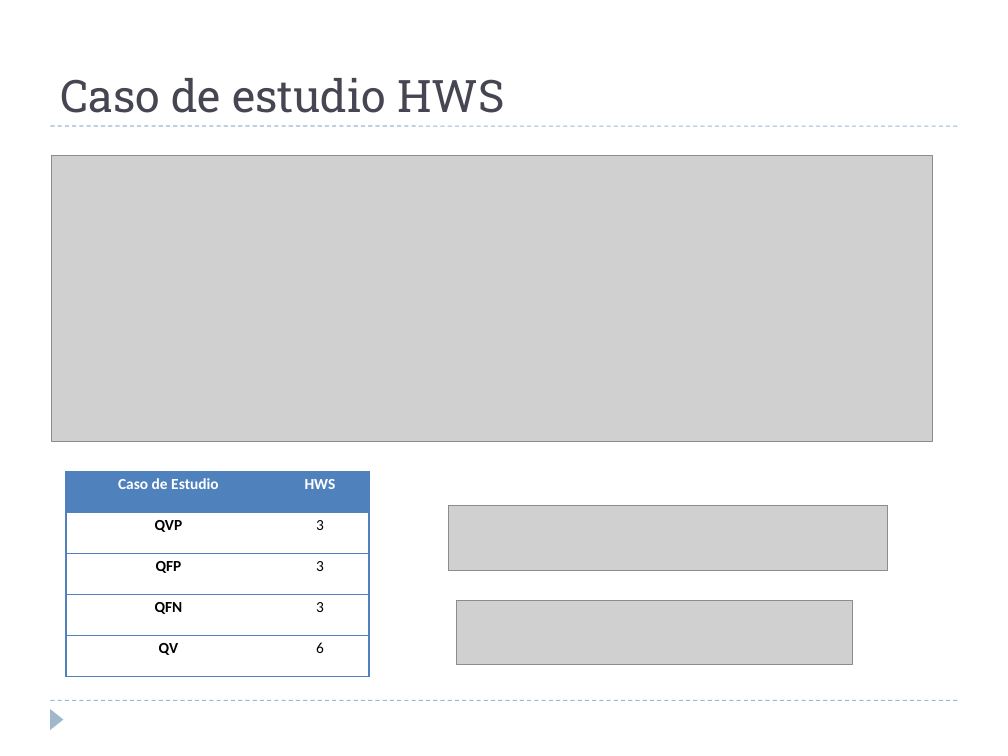
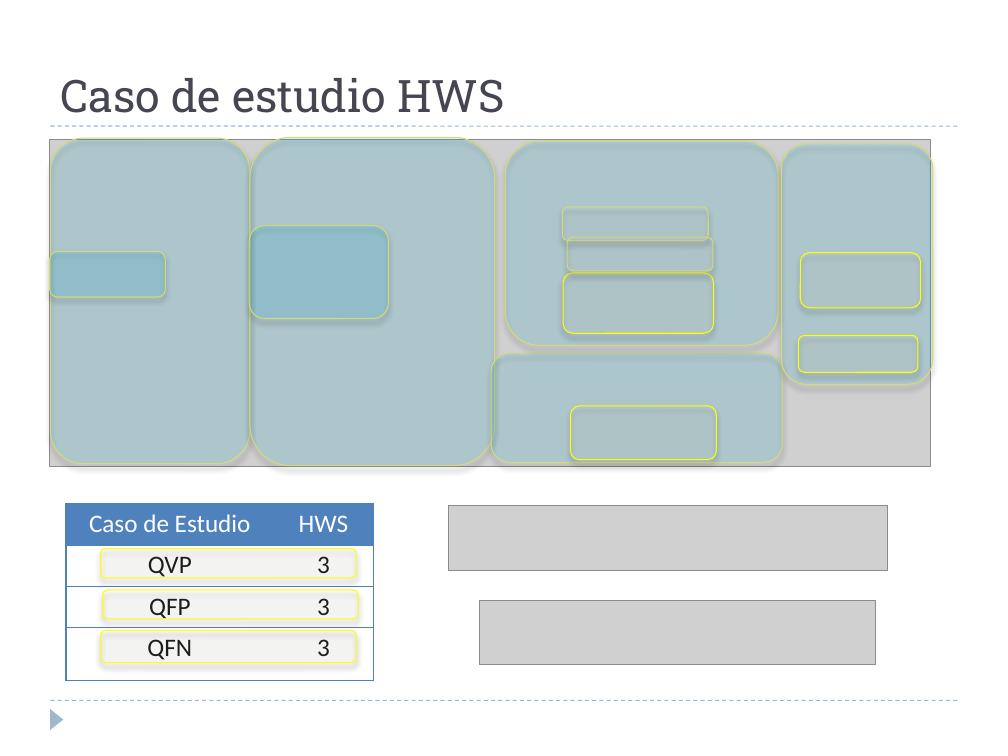
Before and after one commit to alejandrorago/qatesis2, a slide deck: slide 24 of Capitulos Finales/FilminasV0.2.pptx. Drawn at 1008x756 pixels with LibreOffice and Linux fonts; fonts in the diff are those of the drawing; grey boxes stand for pictures. Boxes give left, top, right and bottom in pixels: in the first picture for what was removed or moved away, otherwise in the second. Text is boxed around its words. In the diff, an @@ line names an element or a change of style, - is before the commit and + after.

```diff
--- a/Capitulos Finales/FilminasV0.2.pptx
+++ b/Capitulos Finales/FilminasV0.2.pptx
@@ picture resized from (x1=51, y1=156, x2=932, y2=442) to (x1=49, y1=140, x2=930, y2=467) @@
@@ rounded rectangle added at (x1=50, y1=138, x2=250, y2=464), fill #00CCFF at 12% opacity, outline #D2DA7A 0.75 pt @@
@@ rounded rectangle added at (x1=250, y1=137, x2=495, y2=466), fill #00CCFF at 12% opacity, outline #D2DA7A 0.75 pt @@
@@ rounded rectangle added at (x1=505, y1=141, x2=778, y2=346), fill #00CCFF at 12% opacity, outline #D2DA7A 0.75 pt @@
@@ rounded rectangle added at (x1=781, y1=144, x2=932, y2=385), fill #00CCFF at 12% opacity, outline #D2DA7A 0.75 pt @@
@@ rounded rectangle added at (x1=562, y1=207, x2=709, y2=240), fill #F6F8E4 at 12% opacity, outline #D2DA7A 0.75 pt @@
@@ rounded rectangle added at (x1=249, y1=226, x2=388, y2=319), fill #00CCFF at 12% opacity, outline #D2DA7A 0.75 pt @@
@@ rounded rectangle added at (x1=568, y1=237, x2=714, y2=270), fill #F6F8E4 at 12% opacity, outline #D2DA7A 0.75 pt @@
@@ rounded rectangle added at (x1=49, y1=251, x2=165, y2=296), fill #00CCFF at 12% opacity, outline #D2DA7A 0.75 pt @@
@@ rounded rectangle added at (x1=800, y1=253, x2=920, y2=308), fill #F6F8E4 at 12% opacity, outline #FFFF00 0.75 pt @@
@@ rounded rectangle added at (x1=563, y1=273, x2=714, y2=334), fill #F6F8E4 at 12% opacity, outline #FFFF00 0.75 pt @@
@@ rounded rectangle added at (x1=491, y1=353, x2=782, y2=462), fill #00CCFF at 12% opacity, outline #D2DA7A 0.75 pt @@
@@ rounded rectangle added at (x1=798, y1=336, x2=918, y2=373), fill #F6F8E4 at 12% opacity, outline #FFFF00 0.75 pt @@
@@ rounded rectangle added at (x1=571, y1=406, x2=717, y2=460), fill #F6F8E4 at 12% opacity, outline #FFFF00 0.75 pt @@
@@ table at (x1=66, y1=504, x2=373, y2=680) @@
-row 5: QV | 6
@@ table resized from (x1=66, y1=472, x2=368, y2=676) to (x1=66, y1=504, x2=373, y2=680) @@
@@ rounded rectangle added at (x1=101, y1=548, x2=356, y2=578), fill #F6F8E4 at 12% opacity, outline #FFFF00 0.75 pt @@
@@ rounded rectangle added at (x1=103, y1=590, x2=358, y2=619), fill #F6F8E4 at 12% opacity, outline #FFFF00 0.75 pt @@
@@ picture moved from (x1=457, y1=600, x2=853, y2=664) to (x1=480, y1=600, x2=876, y2=664) @@
@@ rounded rectangle added at (x1=101, y1=630, x2=356, y2=662), fill #F6F8E4 at 12% opacity, outline #FFFF00 0.75 pt @@
```
Also in this commit, not shown: 2 other slides changed, 1 slide removed.
